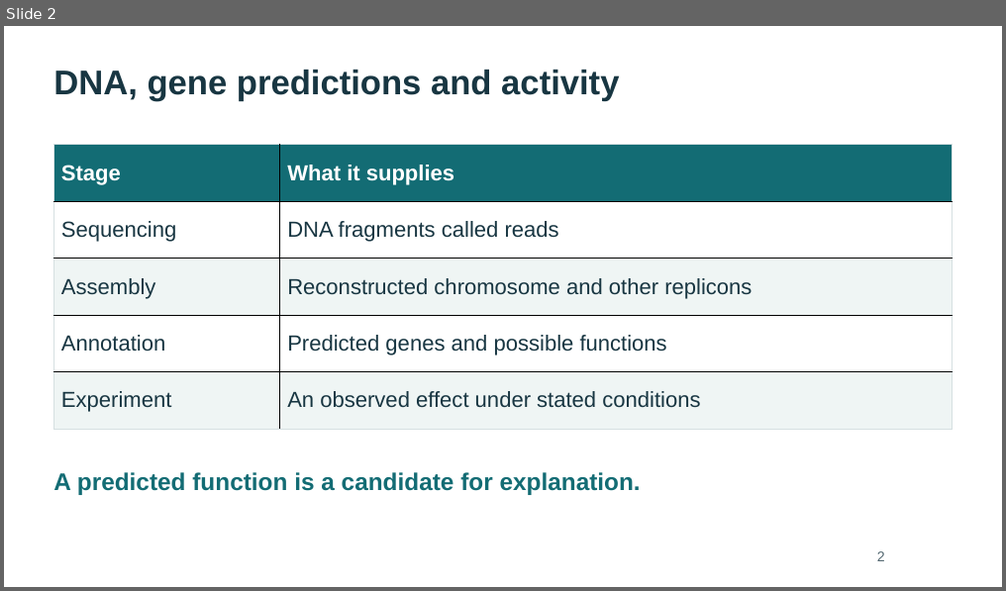
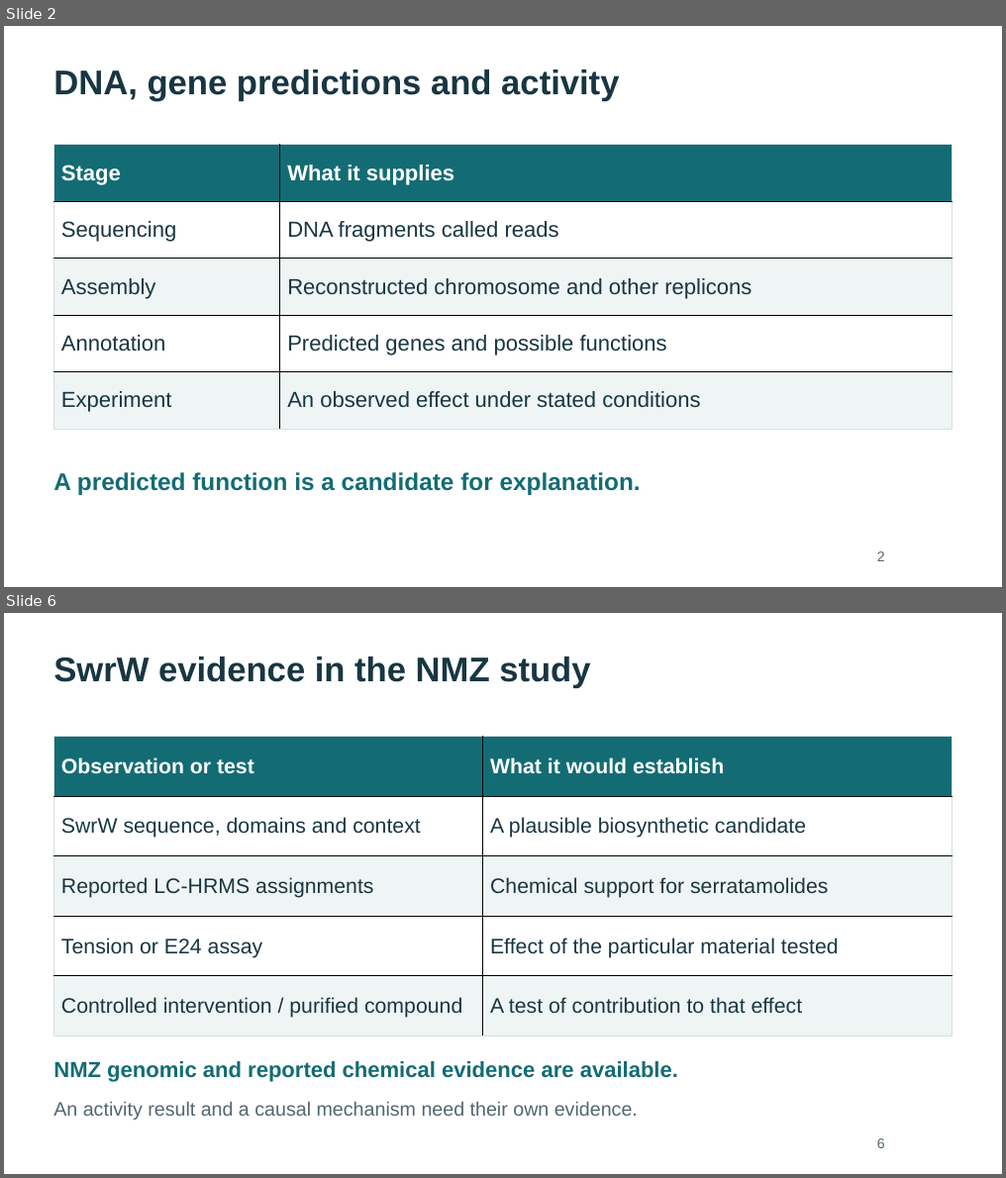
Before and after one commit to WhyAdr/sm-manu, a slide deck: explainer/NMZ-Serratia-genomics-explainer-2026-10-20.pptx. Shown one above the other, each under a label of ours: slide 2 before the commit, slides 2 and 6 after it; the slides between them are not shown. The pictures are 1006x591 and 1006x1178 pixels, drawn with LibreOffice and Linux fonts; fonts in the diff are those of the drawing. Boxes give left, top, right and bottom in pixels: in the first picture for what was removed or moved away, otherwise in the second. Text is boxed around its words. In the diff, an @@ line names an element or a change of style, - is before the commit and + after.

Commit message:
Expand genomics explainer with visual concepts and evidence examples

```diff
--- a/explainer/NMZ-Serratia-genomics-explainer-2026-10-20.pptx
+++ b/explainer/NMZ-Serratia-genomics-explainer-2026-10-20.pptx
@@ slide 6 added at [4, 613, 1002, 1174], background #FFFFFF @@
@@ text added at [54, 657, 590, 688], 33 pt, text #183642, bold @@
+SwrW evidence in the NMZ study
@@ table added at [54, 737, 952, 1037], 5 rows, 2 columns @@
+Observation or test | What it would establish
+SwrW sequence, domains and context | A plausible biosynthetic candidate
+Reported LC-HRMS assignments | Chemical support for serratamolides
+Tension or E24 assay | Effect of the particular material tested
+Controlled intervention / purified compound | A test of contribution to that effect
@@ text added at [54, 1061, 678, 1082], 21 pt, text #136C74, bold @@
+NMZ genomic and reported chemical evidence are available.
@@ text added at [54, 1101, 638, 1120], 18.8 pt, text #526770 @@
+An activity result and a causal mechanism need their own evidence.
@@ text added at [877, 1139, 885, 1149], 13.5 pt, text #526770 @@
+6
```
Also in this commit, not shown: 12 slides changed, 10 other slides added, 22 other files.
